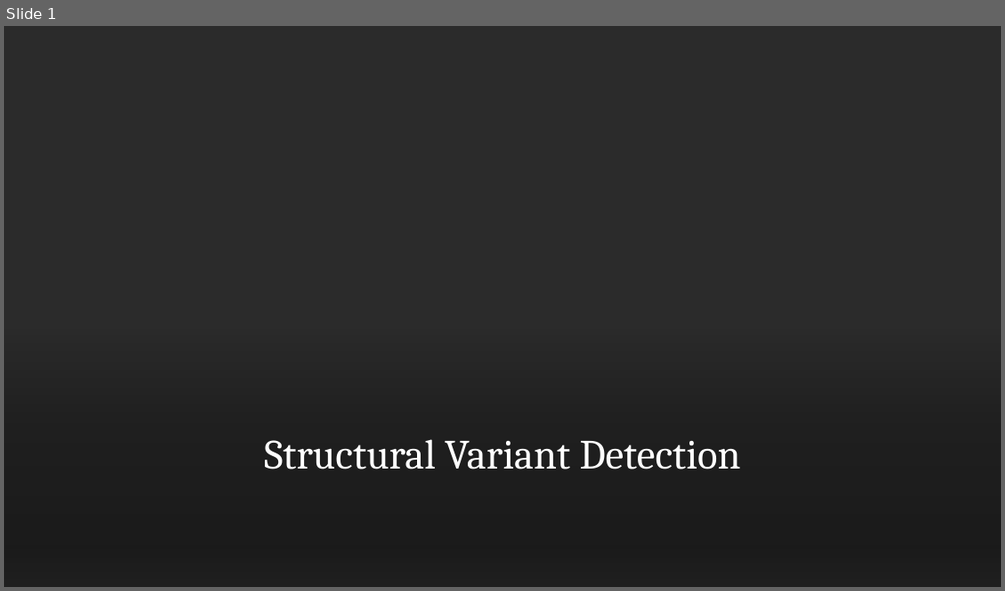
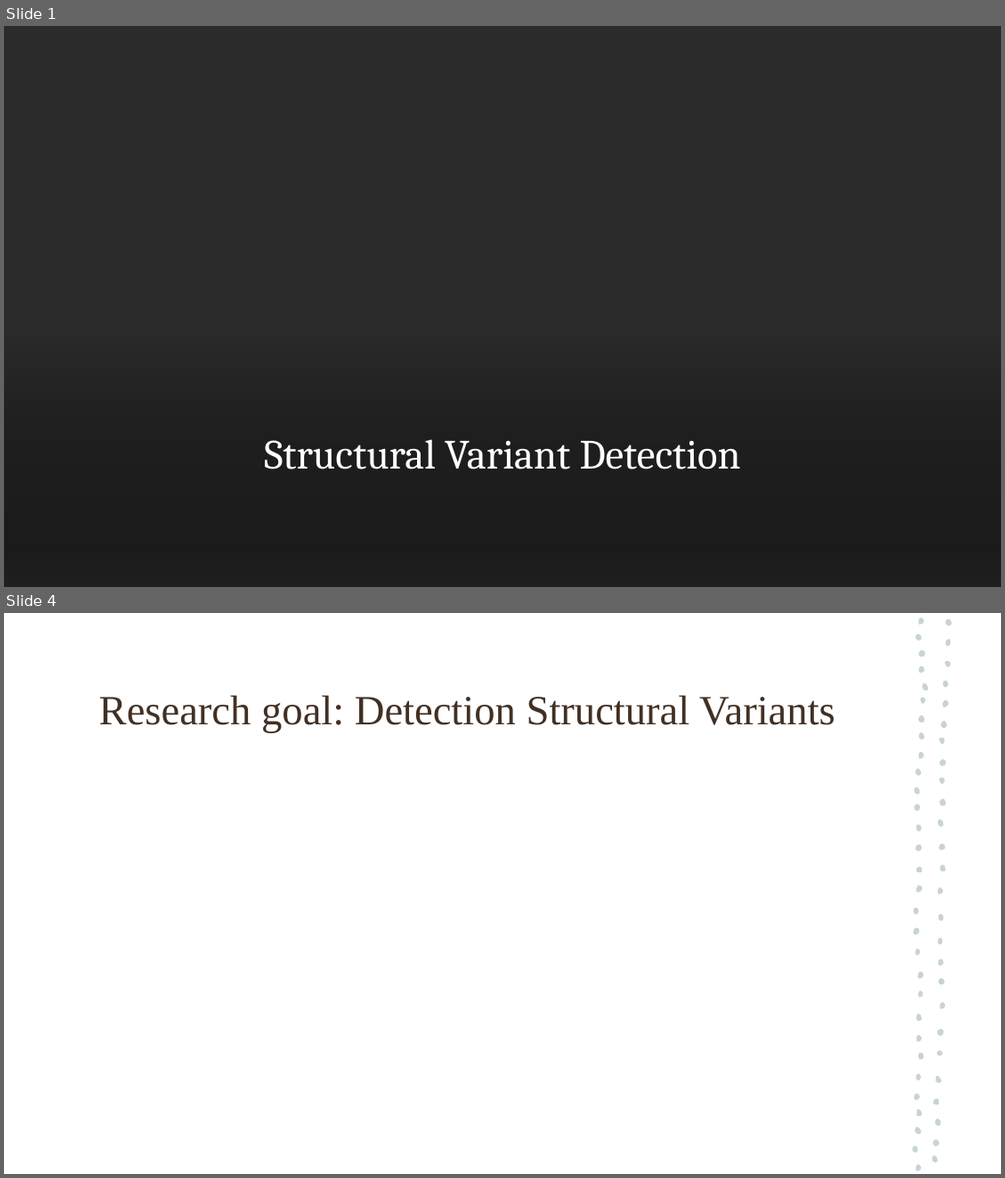
Before and after one commit to jornelasmunoz/structural_variants, a slide deck: SV_Presentation.pptx. Shown one above the other, each under a label of ours: slide 1 before the commit, slides 1 and 4 after it; the slides between them are not shown. The pictures are 1005x591 and 1005x1178 pixels, drawn with LibreOffice and Linux fonts; fonts in the diff are those of the drawing; background and template pictures are left out; a plain dark background stands for a picture behind light text. Boxes give left, top, right and bottom in pixels: in the first picture for what was removed or moved away, otherwise in the second. Text is boxed around its words. In the diff, an @@ line names an element or a change of style, - is before the commit and + after.

```diff
--- a/SV_Presentation.pptx
+++ b/SV_Presentation.pptx
@@ slide 4 added at box(4, 613, 1001, 1174), background #FFFFFF; not listed: 1 template element that a slide beside it also shows @@
@@ title added at box(99, 695, 835, 733), 40 pt, text #413024 @@
+Research goal: Detection Structural Variants
@@ group added at box(912, 617, 952, 1172): 56 freeform shapes @@
```
Also in this commit, not shown: 3 other slides added, 1 slide removed, 1 other file.
